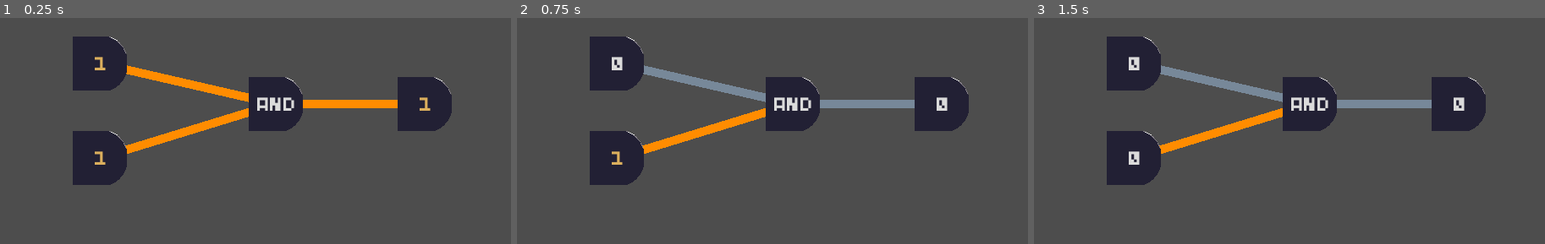
Above: before the commit, frames 1-3 (left to right).
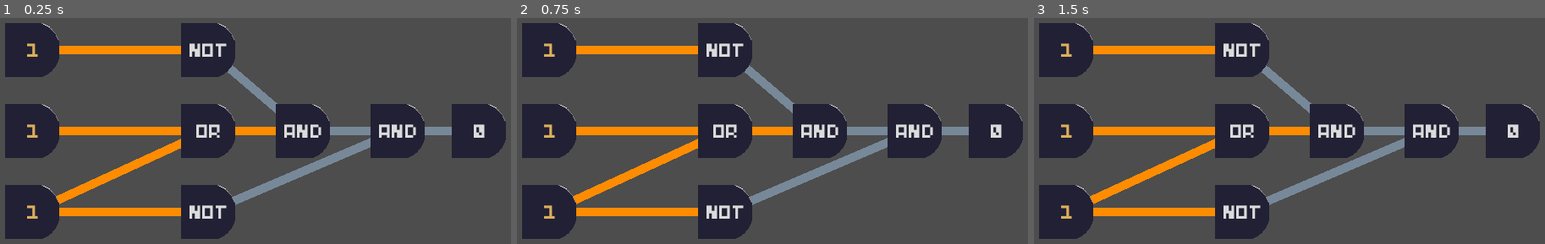
Above: after the commit, the same moments.

Repository: Glow-Project/gwj-60
Game: Godot game, scene res://levels/logicgates/logicgates.tscn
Two runs of this game, one before a commit and one after it. Both use one fixed random seed, a clock stepped at 60 frames per second and the inputs below. The project has no main scene, so this scene is started directly.
Inputs (mouse positions are in pixels of both pictures, inside the frame that each line leads up to):
- Up to frame 1 (0.25 s): no input
- Up to frame 2 (0.75 s): tap Enter at 0.5 s; move the mouse to (619, 63) at 0.52 s; click (619, 63) at 0.67 s
- Up to frame 3 (1.5 s): tap Space at 1.25 s; move the mouse to (1136, 158) at 1.27 s; click (1136, 158) at 1.42 s

The runs differ from the first frame. In frame 1, 35% of the frame differs, in the area x 0-100%, y 2-98%; in frame 2, 35%; in frame 3, 35%.

Commit message:
logicgates: more gates, fix and/or bug

Diff:
--- a/components/logicgates/gate.gd
+++ b/components/logicgates/gate.gd
@@ -84,8 +84,16 @@
 	match type:
 		GateTypeEnum.ZERO: return false
 		GateTypeEnum.ONE: return true
-		GateTypeEnum.AND: return input1.output() and input2.output()
-		GateTypeEnum.OR: return input1.output() or input2.output()
+		GateTypeEnum.AND:
+			# grab both inputs before doing the check
+			# in order to update both paths
+			var a = input1.output()
+			var b = input2.output()
+			return a and b
+		GateTypeEnum.OR:
+			var a = input1.output()
+			var b = input2.output()
+			return a or b
 		GateTypeEnum.NOT: return !input1.output()
 		GateTypeEnum.OUT:
 			var out = input1.output()
--- a/levels/logicgates/logicgates.tscn
+++ b/levels/logicgates/logicgates.tscn
@@ -7,32 +7,81 @@
 [node name="LogicGates" type="Node2D"]
 script = ExtResource("1_pyl2h")
 
-[node name="GateConnectionIn1And" parent="." node_paths=PackedStringArray("source", "destination") instance=ExtResource("2_hem1n")]
+[node name="GateConnectionIn1Not" parent="." node_paths=PackedStringArray("source", "destination") instance=ExtResource("2_hem1n")]
 source = NodePath("../In1")
+destination = NodePath("../Not")
+
+[node name="GateConnectionNotAnd" parent="." node_paths=PackedStringArray("source", "destination") instance=ExtResource("2_hem1n")]
+source = NodePath("../Not")
 destination = NodePath("../And")
 
-[node name="GateConnectionIn2And" parent="." node_paths=PackedStringArray("source", "destination") instance=ExtResource("2_hem1n")]
+[node name="GateConnectionIn2Or" parent="." node_paths=PackedStringArray("source", "destination") instance=ExtResource("2_hem1n")]
 source = NodePath("../In2")
+destination = NodePath("../Or")
+
+[node name="GateConnectionIn3Or" parent="." node_paths=PackedStringArray("source", "destination") instance=ExtResource("2_hem1n")]
+source = NodePath("../In3")
+destination = NodePath("../Or")
+
+[node name="GateConnectionAnd1And2" parent="." node_paths=PackedStringArray("source", "destination") instance=ExtResource("2_hem1n")]
+source = NodePath("../And")
+destination = NodePath("../And2")
+
+[node name="GateConnectionOrAnd" parent="." node_paths=PackedStringArray("source", "destination") instance=ExtResource("2_hem1n")]
+source = NodePath("../Or")
 destination = NodePath("../And")
 
-[node name="GateConnectionAndOut" parent="." node_paths=PackedStringArray("source", "destination") instance=ExtResource("2_hem1n")]
-source = NodePath("../And")
+[node name="GateConnectionIn3Not2" parent="." node_paths=PackedStringArray("source", "destination") instance=ExtResource("2_hem1n")]
+source = NodePath("../In3")
+destination = NodePath("../Not2")
+
+[node name="GateConnectionAnd2Out" parent="." node_paths=PackedStringArray("source", "destination") instance=ExtResource("2_hem1n")]
+source = NodePath("../And2")
 destination = NodePath("../Out")
 
+[node name="GateConnectionNot2And2" parent="." node_paths=PackedStringArray("source", "destination") instance=ExtResource("2_hem1n")]
+source = NodePath("../Not2")
+destination = NodePath("../And2")
+
 [node name="In1" parent="." instance=ExtResource("1_sl0af")]
-position = Vector2(64, 40)
+position = Vector2(24, 32)
 type = 6
 
+[node name="Not" parent="." node_paths=PackedStringArray("input1") instance=ExtResource("1_sl0af")]
+position = Vector2(128, 32)
+type = 4
+input1 = NodePath("../GateConnectionIn1Not")
+
 [node name="In2" parent="." instance=ExtResource("1_sl0af")]
-position = Vector2(64, 96)
+position = Vector2(24, 80)
 type = 6
 
 [node name="And" parent="." node_paths=PackedStringArray("input1", "input2") instance=ExtResource("1_sl0af")]
-position = Vector2(168, 64)
-input1 = NodePath("../GateConnectionIn1And")
-input2 = NodePath("../GateConnectionIn2And")
+position = Vector2(184, 80)
+input1 = NodePath("../GateConnectionNotAnd")
+input2 = NodePath("../GateConnectionOrAnd")
 
 [node name="Out" parent="." node_paths=PackedStringArray("input1") instance=ExtResource("1_sl0af")]
-position = Vector2(256, 64)
+position = Vector2(288, 80)
 type = 5
-input1 = NodePath("../GateConnectionAndOut")
+input1 = NodePath("../GateConnectionAnd2Out")
+
+[node name="In3" parent="." instance=ExtResource("1_sl0af")]
+position = Vector2(24, 128)
+type = 6
+
+[node name="Or" parent="." node_paths=PackedStringArray("input1", "input2") instance=ExtResource("1_sl0af")]
+position = Vector2(128, 80)
+type = 3
+input1 = NodePath("../GateConnectionIn2Or")
+input2 = NodePath("../GateConnectionIn3Or")
+
+[node name="And2" parent="." node_paths=PackedStringArray("input1", "input2") instance=ExtResource("1_sl0af")]
+position = Vector2(240, 80)
+input1 = NodePath("../GateConnectionAnd1And2")
+input2 = NodePath("../GateConnectionNot2And2")
+
+[node name="Not2" parent="." node_paths=PackedStringArray("input1") instance=ExtResource("1_sl0af")]
+position = Vector2(128, 128)
+type = 4
+input1 = NodePath("../GateConnectionIn3Not2")
